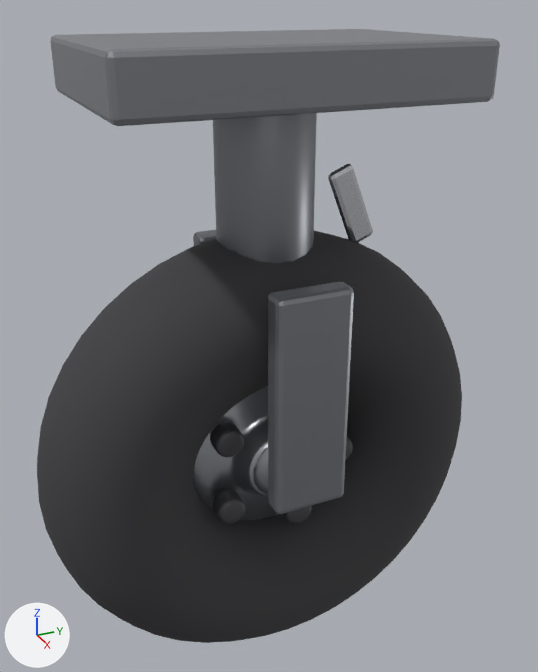
The glTF model models/wheel.glb, before and after one commit.
Before and after are seen from a camera (50 mm lens) standing at (1.217, -0.54, 0.71) and looking at (-0.027, 0.02, 0.088). The axes (+X, +Y, +Z) are drawn at lower left. The lights are the same throughout. The picture after the commit comes second. Vertices at exactly the same position are counted once.

The first picture shows 'wheel'.
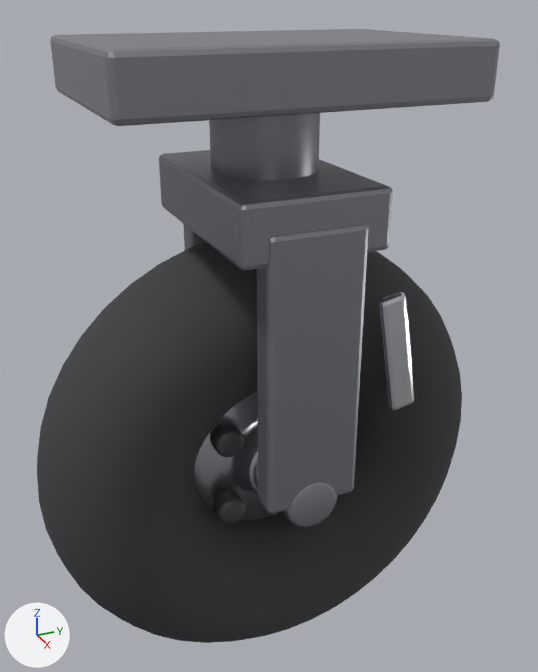
Location of each change, (x1, y1, x2, y2) in pixels of the pictures (538 x 672 px):
```json
{"part": 1, "of": "me_cube", "change": "rebuilt", "before": [213, 113, 317, 263], "after": [209, 113, 320, 180]}
{"part": 2, "of": "me_cube", "change": "rebuilt", "after": [282, 482, 337, 527], "on screen": "not visible before"}
{"part": 3, "of": "me_cube", "change": "rebuilt", "before": [268, 282, 354, 514], "after": [257, 224, 369, 514], "on screen": "30% wider, 25% taller"}
{"part": 4, "of": "me_cube", "change": "rebuilt", "before": [193, 230, 216, 246], "after": [183, 224, 206, 250]}
{"part": 5, "of": "me_cube", "change": "added", "after": [159, 150, 393, 271]}
{"part": 6, "of": "me_cube", "change": "added", "after": [378, 292, 414, 410]}
{"part": 7, "of": "me_cube", "change": "deleted", "before": [328, 164, 373, 243]}
```

Edits to the scene script, one JSON object a line:
```json
{"block": "me_cube", "where": "# used by ob_wheel; location = (0.0, 0.0, 0.0)"}
{"op": "remove", "block": "me_cube", "code": "me_cube.from_pydata(...)  # 3576 vertices, 7072 faces; spans x -0.216..0.216, y -0.463..0.463, z -0.613..0.648"}
{"op": "add", "block": "me_cube", "code": "me_cube.from_pydata(...)  # 3628 vertices, 7172 faces; spans x -0.221..0.221, y -0.463..0.463, z -0.613..0.648"}
{"block": "me_cube", "change": "me_cube part 1: the loose piece of 108 vertices spanning x -0.089..0.089, y -0.09..0.09, z 0.232..0.6 is rebuilt with 108 vertices and now spans x -0.095..0.095, y -0.096..0.096, z 0.376..0.6"}
{"block": "me_cube", "change": "me_cube part 2: the loose piece of 88 vertices spanning x -0.104..0.104, y -0.045..0.045, z -0.195..-0.105 is rebuilt with 84 vertices and now spans x -0.221..0.221, y -0.054..0.054, z -0.203..-0.097"}
{"block": "me_cube", "change": "me_cube part 3: the loose piece of 56 vertices spanning x 0.165..0.213, y -0.072..0.072, z -0.161..0.266 is rebuilt with 56 vertices and now spans x 0.159..0.219, y -0.09..0.09, z -0.15..0.377"}
{"block": "me_cube", "change": "me_cube part 4: the loose piece of 56 vertices spanning x -0.213..-0.165, y -0.072..0.072, z -0.161..0.266 is rebuilt with 56 vertices and now spans x -0.219..-0.159, y -0.09..0.09, z -0.15..0.377"}
{"block": "me_cube", "change": "me_cube part 5: a new loose piece of 56 vertices spanning x -0.214..0.214, y -0.135..0.135, z 0.323..0.431, in mat_strut (grey #95979e)"}
{"block": "me_cube", "change": "me_cube part 6: a new loose piece of 56 vertices spanning x 0.179..0.199, y 0.135..0.225, z -0.006..0.233, in mat_piston (white #eaecf1)"}
{"block": "me_cube", "change": "me_cube part 7: the loose piece of 56 vertices spanning x -0.01..0.01, y 0.129..0.231, z 0.266..0.424 is deleted"}
{"block": "me_cube", "change": "other edits to the shape of me_cube do not show in these pictures"}
```
